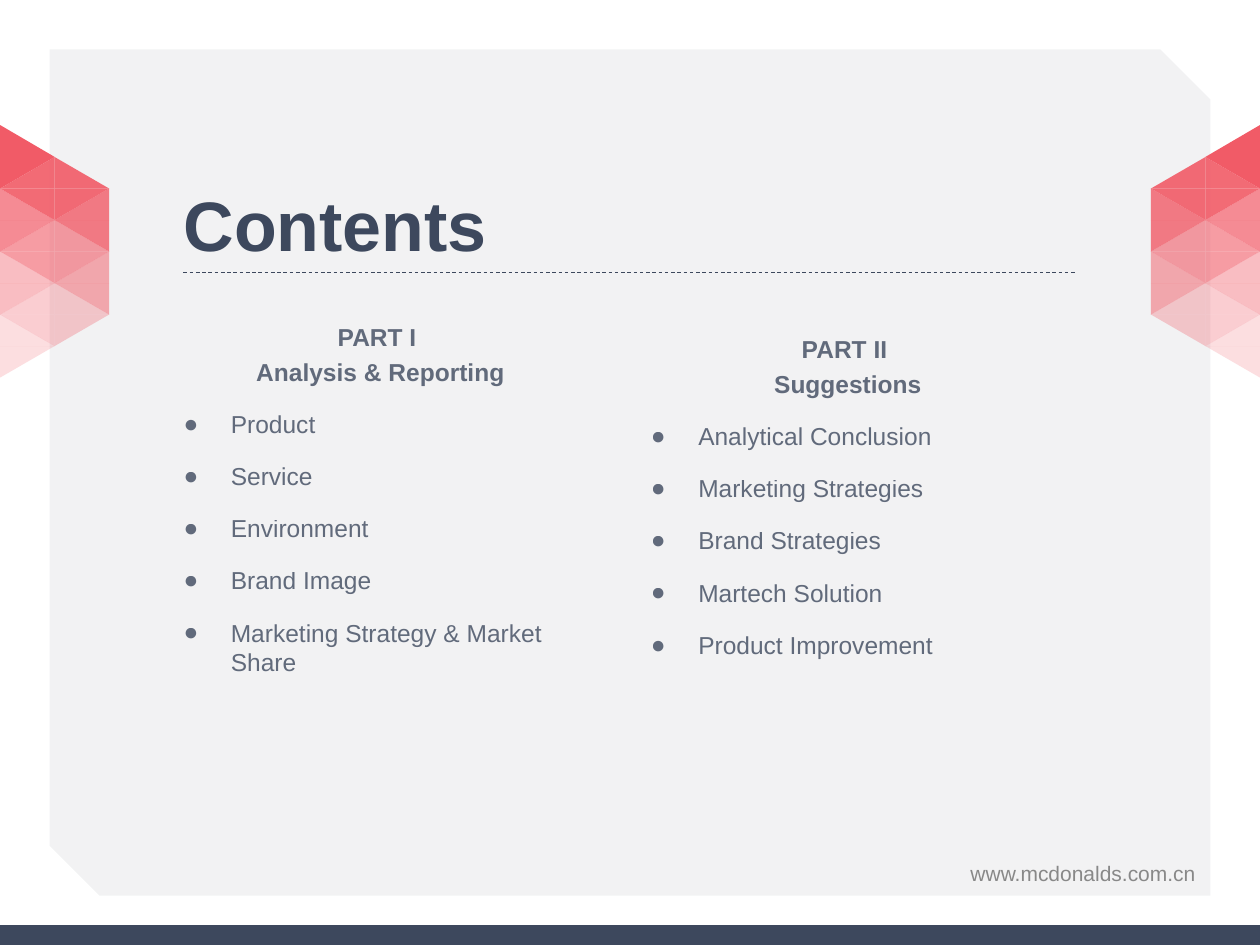
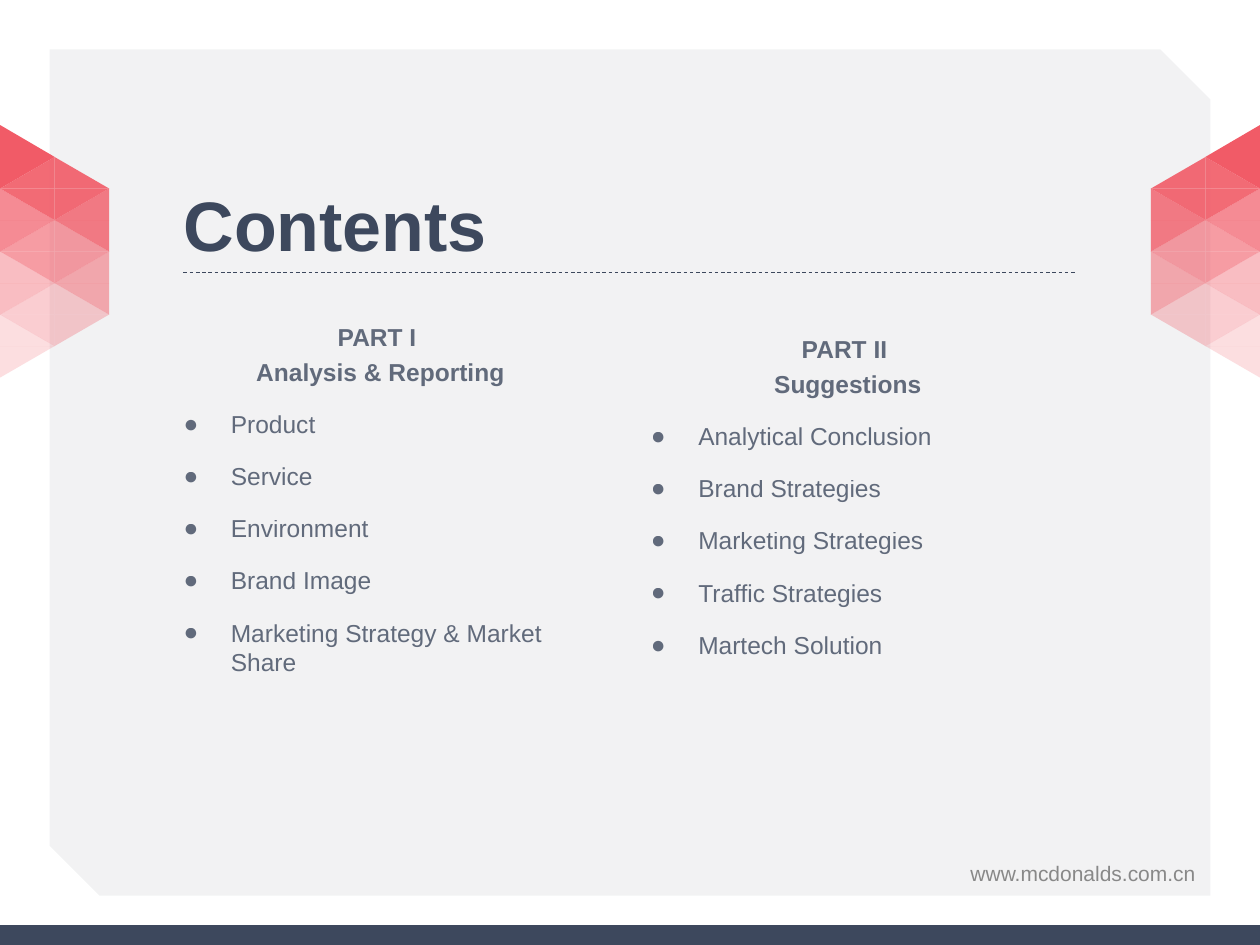
Before and after one commit to davidjacksonluther/impacttest, a slide deck: slide 2 of View/Company/McDonalds/Competitor Analysis.pptx. Drawn at 1260x945 pixels with LibreOffice and Linux fonts; fonts in the diff are those of the drawing; background and template pictures are left out. Boxes give left, top, right and bottom in pixels: in the first picture for what was removed or moved away, otherwise in the second. Text is boxed around its words. In the diff, an @@ line names an element or a change of style, - is before the commit and + after.

```diff
--- a/View/Company/McDonalds/Competitor Analysis.pptx
+++ b/View/Company/McDonalds/Competitor Analysis.pptx
@@ text at bbox=[698, 480, 881, 502]: paragraph added @@
+● Brand Strategies
@@ text at bbox=[698, 584, 882, 607]: text changed @@
-● Brand Strategies
+● Traffic Strategies
@@ text at bbox=[698, 636, 933, 659]: paragraph removed @@
-● Product Improvement
```
Also in this commit, not shown: 12 other slides changed, 3 slides added, 2 other files.
